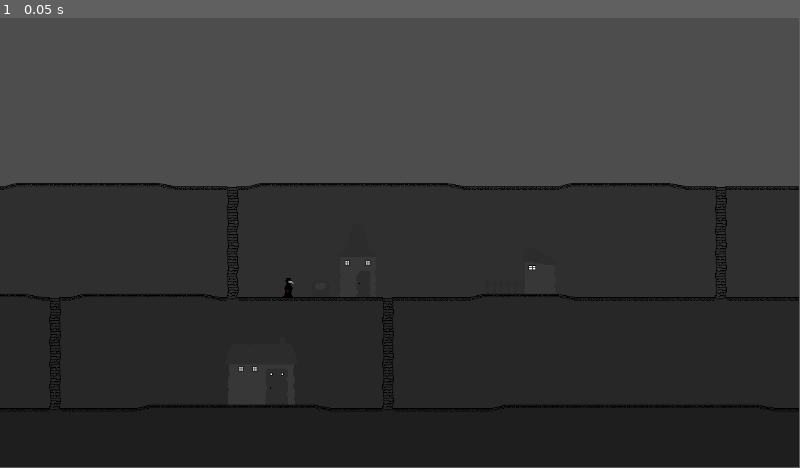
Above: before the commit, frame 1.
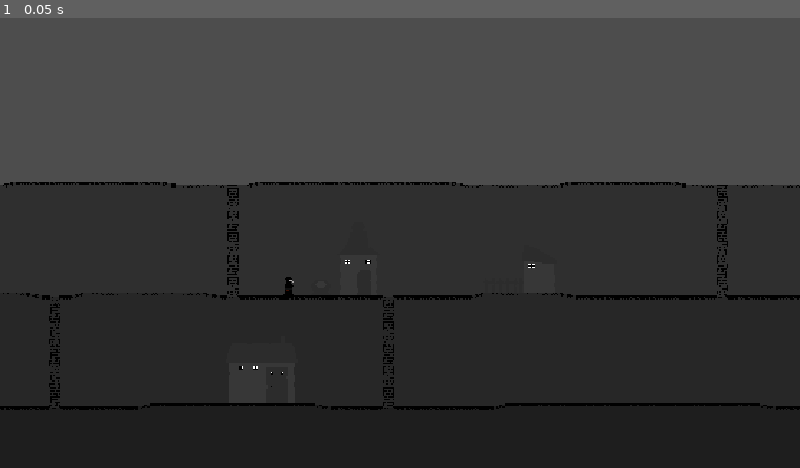
Above: after the commit, the same moment.

Repository: AdamOravecz1/gmtk-2026
Game: Godot game, scene res://Scenes/main.tscn
The game is run twice, just before and just after one commit, with the same random seed, the same clock (stepped at 60 frames per second) and the same inputs.
Inputs:
- Up to frame 1 (0.05 s): no input
In our replay, the window is 799x449 before the commit and 800x450 after it. These sizes can differ from the game's own. Grey fills any space a smaller window leaves; there, only what the larger window draws over its background counts as a difference.

The runs differ from the first frame. In frame 1, 2.4% of the frame differs, in the area x 0-100%, y 0-88%.

Commit message:
herb picker

Diff:
--- a/Scenes/doctor.tscn
+++ b/Scenes/doctor.tscn
@@ -1,6 +1,22 @@
 [gd_scene format=3 uid="uid://f65lxfyacxto"]
 
 [ext_resource type="Texture2D" uid="uid://dgt0mk54x1ee6" path="res://Sprites/Doctor.png" id="1_ujl42"]
+
+[sub_resource type="AtlasTexture" id="AtlasTexture_ujl42"]
+atlas = ExtResource("1_ujl42")
+region = Rect2(128, 32, 32, 32)
+
+[sub_resource type="AtlasTexture" id="AtlasTexture_8cerb"]
+atlas = ExtResource("1_ujl42")
+region = Rect2(0, 64, 32, 32)
+
+[sub_resource type="AtlasTexture" id="AtlasTexture_hj4tf"]
+atlas = ExtResource("1_ujl42")
+region = Rect2(32, 64, 32, 32)
+
+[sub_resource type="AtlasTexture" id="AtlasTexture_ujn0x"]
+atlas = ExtResource("1_ujl42")
+region = Rect2(0, 64, 32, 32)
 
 [sub_resource type="AtlasTexture" id="AtlasTexture_fnnr0"]
 atlas = ExtResource("1_ujl42")
@@ -18,8 +34,57 @@
 atlas = ExtResource("1_ujl42")
 region = Rect2(32, 0, 32, 32)
 
+[sub_resource type="AtlasTexture" id="AtlasTexture_nc1e0"]
+atlas = ExtResource("1_ujl42")
+region = Rect2(32, 32, 32, 32)
+
+[sub_resource type="AtlasTexture" id="AtlasTexture_6wwc4"]
+atlas = ExtResource("1_ujl42")
+region = Rect2(64, 32, 32, 32)
+
+[sub_resource type="AtlasTexture" id="AtlasTexture_cy8bi"]
+atlas = ExtResource("1_ujl42")
+region = Rect2(96, 32, 32, 32)
+
+[sub_resource type="AtlasTexture" id="AtlasTexture_guc2s"]
+atlas = ExtResource("1_ujl42")
+region = Rect2(64, 32, 32, 32)
+
+[sub_resource type="AtlasTexture" id="AtlasTexture_xy8vv"]
+atlas = ExtResource("1_ujl42")
+region = Rect2(96, 0, 32, 32)
+
+[sub_resource type="AtlasTexture" id="AtlasTexture_bk5le"]
+atlas = ExtResource("1_ujl42")
+region = Rect2(128, 0, 32, 32)
+
+[sub_resource type="AtlasTexture" id="AtlasTexture_ofl23"]
+atlas = ExtResource("1_ujl42")
+region = Rect2(0, 32, 32, 32)
+
+[sub_resource type="AtlasTexture" id="AtlasTexture_f6l40"]
+atlas = ExtResource("1_ujl42")
+region = Rect2(128, 0, 32, 32)
+
 [sub_resource type="SpriteFrames" id="SpriteFrames_8cerb"]
 animations = [{
+"frames": [{
+"duration": 1.0,
+"texture": SubResource("AtlasTexture_ujl42")
+}, {
+"duration": 1.0,
+"texture": SubResource("AtlasTexture_8cerb")
+}, {
+"duration": 1.0,
+"texture": SubResource("AtlasTexture_hj4tf")
+}, {
+"duration": 1.0,
+"texture": SubResource("AtlasTexture_ujn0x")
+}],
+"loop": true,
+"name": &"blue",
+"speed": 4.0
+}, {
 "frames": [{
 "duration": 1.0,
 "texture": SubResource("AtlasTexture_fnnr0")
@@ -36,9 +101,48 @@
 "loop": true,
 "name": &"default",
 "speed": 4.0
+}, {
+"frames": [{
+"duration": 1.0,
+"texture": SubResource("AtlasTexture_nc1e0")
+}, {
+"duration": 1.0,
+"texture": SubResource("AtlasTexture_6wwc4")
+}, {
+"duration": 1.0,
+"texture": SubResource("AtlasTexture_cy8bi")
+}, {
+"duration": 1.0,
+"texture": SubResource("AtlasTexture_guc2s")
+}],
+"loop": true,
+"name": &"green",
+"speed": 4.0
+}, {
+"frames": [],
+"loop": true,
+"name": &"new_animation",
+"speed": 5.0
+}, {
+"frames": [{
+"duration": 1.0,
+"texture": SubResource("AtlasTexture_xy8vv")
+}, {
+"duration": 1.0,
+"texture": SubResource("AtlasTexture_bk5le")
+}, {
+"duration": 1.0,
+"texture": SubResource("AtlasTexture_ofl23")
+}, {
+"duration": 1.0,
+"texture": SubResource("AtlasTexture_f6l40")
+}],
+"loop": true,
+"name": &"red",
+"speed": 4.0
 }]
 
 [node name="Doctor" type="AnimatedSprite2D" unique_id=1854216776]
 sprite_frames = SubResource("SpriteFrames_8cerb")
 autoplay = "default"
-frame_progress = 0.2453814
+frame_progress = 0.28322312
--- /dev/null
+++ b/Scenes/garden.gd
@@ -0,0 +1,132 @@
+extends Node2D
+
+@onready var herb_selector: Sprite2D = $HerbSelector
+@onready var herb: Sprite2D = $Herb
+@onready var timer: Timer = $Timer
+@onready var time: Label = $Time
+
+var full := false
+var color := ""
+
+var countdown_time := 12.0 # seconds
+var start_time: int
+var running := false
+
+func _process(delta):
+	if running:
+		var elapsed = (Time.get_ticks_msec() - start_time) / 1000.0
+		var remaining = countdown_time - elapsed
+
+		if remaining <= 0:
+			remaining = 0
+			running = false
+
+		var seconds = int(remaining)
+		var milliseconds = int((remaining - seconds) * 10)
+
+		time.text = "%02d.%d" % [seconds, milliseconds]
+
+func _on_area_2d_input_event(viewport: Node, event: InputEvent, shape_idx: int) -> void:
+	if event is InputEventMouseButton:
+		if event.pressed and event.button_index == MOUSE_BUTTON_LEFT:
+			$Area2D/CollisionShape2D.disabled = true
+			print("garden")
+			herb_selector.visible = true
+			var tween = get_tree().create_tween()
+			tween.tween_property(herb_selector, "scale", Vector2(1, 1), 0.2)
+
+
+
+func _on_area_2d_mouse_entered() -> void:
+	Input.set_default_cursor_shape(Input.CURSOR_POINTING_HAND)
+
+
+func _on_area_2d_mouse_exited() -> void:
+	Input.set_default_cursor_shape(Input.CURSOR_ARROW)
+
+func close_selector():
+	herb_selector.scale = Vector2(0, 0)
+	herb_selector.visible = false
+
+
+
+func _on_red_mouse_entered() -> void:
+	Input.set_default_cursor_shape(Input.CURSOR_POINTING_HAND)
+
+
+func _on_red_mouse_exited() -> void:
+	Input.set_default_cursor_shape(Input.CURSOR_ARROW)
+
+
+func _on_blue_mouse_entered() -> void:
+	Input.set_default_cursor_shape(Input.CURSOR_POINTING_HAND)
+
+
+func _on_blue_mouse_exited() -> void:
+	Input.set_default_cursor_shape(Input.CURSOR_ARROW)
+
+
+func _on_yellow_mouse_entered() -> void:
+	Input.set_default_cursor_shape(Input.CURSOR_POINTING_HAND)
+
+
+func _on_yellow_mouse_exited() -> void:
+	Input.set_default_cursor_shape(Input.CURSOR_ARROW)
+
+
+func _on_red_input_event(viewport: Node, event: InputEvent, shape_idx: int) -> void:
+	if event is InputEventMouseButton:
+		if event.pressed and event.button_index == MOUSE_BUTTON_LEFT:
+			get_viewport().set_input_as_handled()
+			color = "red"
+			herb.visible = true
+			herb.modulate = Color(0.631, 0.137, 0.137, 1.0)
+			timer.start()
+			start_timer()
+			close_selector()
+
+
+func _on_blue_input_event(viewport: Node, event: InputEvent, shape_idx: int) -> void:
+	if event is InputEventMouseButton:
+		if event.pressed and event.button_index == MOUSE_BUTTON_LEFT:
+			get_viewport().set_input_as_handled()
+			color = "blue"
+			herb.visible = true
+			herb.modulate = Color(0.341, 0.341, 0.71, 1.0)
+			timer.start()
+			start_timer()
+			close_selector()
+
+func _on_yellow_input_event(viewport: Node, event: InputEvent, shape_idx: int) -> void:
+	if event is InputEventMouseButton:
+		if event.pressed and event.button_index == MOUSE_BUTTON_LEFT:
+			get_viewport().set_input_as_handled()
+			color = "yellow"
+			herb.visible = true
+			herb.modulate = Color(0.831, 0.831, 0.349, 1.0)
+			timer.start()
+			start_timer()
+			close_selector()
+
+func _on_bg_input_event(viewport: Node, event: InputEvent, shape_idx: int) -> void:
+	await get_tree().process_frame
+	if event is InputEventMouseButton and not herb.visible:
+		if event.pressed and event.button_index == MOUSE_BUTTON_LEFT:
+			print("huh")
+			close_selector()
+			$Area2D/CollisionShape2D.disabled = false
+
+func start_timer():
+	time.visible = true
+	start_time = Time.get_ticks_msec()
+	running = true
+
+
+func _on_timer_timeout() -> void:
+	if herb.frame < 3:
+		herb.frame += 1
+		timer.start()
+	else:
+		full = true
+		time.visible = false
+		running = false
--- /dev/null
+++ b/Scenes/garden.tscn
@@ -0,0 +1,95 @@
+[gd_scene format=3 uid="uid://ex8v75fywms3"]
+
+[ext_resource type="Script" uid="uid://dpf4mgr75yyy1" path="res://Scenes/garden.gd" id="1_mlwpc"]
+[ext_resource type="Texture2D" uid="uid://bdcpct7j23nmq" path="res://Sprites/Herb.png" id="1_n2vb7"]
+[ext_resource type="Texture2D" uid="uid://baxrsx7nbm708" path="res://Sprites/Garden.png" id="2_mlwpc"]
+[ext_resource type="Texture2D" uid="uid://u1y3byclgexk" path="res://Sprites/HerbSelector.png" id="4_pbfy5"]
+
+[sub_resource type="RectangleShape2D" id="RectangleShape2D_pbfy5"]
+size = Vector2(104, 68)
+
+[sub_resource type="RectangleShape2D" id="RectangleShape2D_jh4tr"]
+size = Vector2(2000, 2000)
+
+[sub_resource type="CircleShape2D" id="CircleShape2D_pbfy5"]
+radius = 24.0
+
+[sub_resource type="CircleShape2D" id="CircleShape2D_jh4tr"]
+radius = 24.0
+
+[sub_resource type="CircleShape2D" id="CircleShape2D_8d8dg"]
+radius = 24.0
+
+[node name="Garden" type="Node2D" unique_id=1075370277]
+script = ExtResource("1_mlwpc")
+
+[node name="Herb" type="Sprite2D" parent="." unique_id=1977208375]
+visible = false
+texture = ExtResource("1_n2vb7")
+hframes = 2
+vframes = 2
+
+[node name="Garden" type="Sprite2D" parent="." unique_id=351556399]
+texture = ExtResource("2_mlwpc")
+
+[node name="Area2D" type="Area2D" parent="." unique_id=454611890]
+
+[node name="CollisionShape2D" type="CollisionShape2D" parent="Area2D" unique_id=501228863]
+position = Vector2(0, 24)
+shape = SubResource("RectangleShape2D_pbfy5")
+
+[node name="HerbSelector" type="Sprite2D" parent="." unique_id=784587688]
+visible = false
+position = Vector2(0, 25)
+scale = Vector2(1e-05, 1e-05)
+texture = ExtResource("4_pbfy5")
+
+[node name="BG" type="Area2D" parent="HerbSelector" unique_id=43381712]
+
+[node name="CollisionShape2D" type="CollisionShape2D" parent="HerbSelector/BG" unique_id=46362266]
+shape = SubResource("RectangleShape2D_jh4tr")
+
+[node name="Red" type="Area2D" parent="HerbSelector" unique_id=1774967129]
+position = Vector2(0, -92)
+
+[node name="CollisionShape2D" type="CollisionShape2D" parent="HerbSelector/Red" unique_id=1993492103]
+shape = SubResource("CircleShape2D_pbfy5")
+
+[node name="Blue" type="Area2D" parent="HerbSelector" unique_id=1394246576]
+position = Vector2(-70, 63)
+
+[node name="CollisionShape2D" type="CollisionShape2D" parent="HerbSelector/Blue" unique_id=1346433401]
+shape = SubResource("CircleShape2D_jh4tr")
+
+[node name="Yellow" type="Area2D" parent="HerbSelector" unique_id=193851018]
+position = Vector2(65, 63)
+
+[node name="CollisionShape2D" type="CollisionShape2D" parent="HerbSelector/Yellow" unique_id=1624336425]
+shape = SubResource("CircleShape2D_8d8dg")
+
+[node name="Timer" type="Timer" parent="." unique_id=1365052197]
+wait_time = 4.0
+one_shot = true
+
+[node name="Time" type="Label" parent="." unique_id=1825058321]
+visible = false
+offset_left = 18.0
+offset_top = 26.0
+offset_right = 58.0
+offset_bottom = 49.0
+text = "0:0"
+
+[connection signal="input_event" from="Area2D" to="." method="_on_area_2d_input_event"]
+[connection signal="mouse_entered" from="Area2D" to="." method="_on_area_2d_mouse_entered"]
+[connection signal="mouse_exited" from="Area2D" to="." method="_on_area_2d_mouse_exited"]
+[connection signal="input_event" from="HerbSelector/BG" to="." method="_on_bg_input_event"]
+[connection signal="input_event" from="HerbSelector/Red" to="." method="_on_red_input_event"]
+[connection signal="mouse_entered" from="HerbSelector/Red" to="." method="_on_red_mouse_entered"]
+[connection signal="mouse_exited" from="HerbSelector/Red" to="." method="_on_red_mouse_exited"]
+[connection signal="input_event" from="HerbSelector/Blue" to="." method="_on_blue_input_event"]
+[connection signal="mouse_entered" from="HerbSelector/Blue" to="." method="_on_blue_mouse_entered"]
+[connection signal="mouse_exited" from="HerbSelector/Blue" to="." method="_on_blue_mouse_exited"]
+[connection signal="input_event" from="HerbSelector/Yellow" to="." method="_on_yellow_input_event"]
+[connection signal="mouse_entered" from="HerbSelector/Yellow" to="." method="_on_yellow_mouse_entered"]
+[connection signal="mouse_exited" from="HerbSelector/Yellow" to="." method="_on_yellow_mouse_exited"]
+[connection signal="timeout" from="Timer" to="." method="_on_timer_timeout"]
--- /dev/null
+++ b/Scenes/main.gd
@@ -0,0 +1 @@
+extends Control
--- a/Scenes/main.tscn
+++ b/Scenes/main.tscn
@@ -1,10 +1,11 @@
 [gd_scene format=4 uid="uid://bem03h5wmwj0l"]
 
+[ext_resource type="Script" uid="uid://8vx8h61hgiet" path="res://Scenes/main.gd" id="1_21xkr"]
 [ext_resource type="Texture2D" uid="uid://bkij2flgtl2wf" path="res://Sprites/Tile.png" id="1_jjgbg"]
 [ext_resource type="Texture2D" uid="uid://iiuat643kjrx" path="res://Sprites/DoctorHouse.png" id="2_bo1nx"]
 [ext_resource type="PackedScene" uid="uid://f65lxfyacxto" path="res://Scenes/doctor.tscn" id="3_8gbba"]
-[ext_resource type="Texture2D" uid="uid://baxrsx7nbm708" path="res://Sprites/Garden.png" id="3_kry3j"]
 [ext_resource type="Texture2D" uid="uid://cn0gf8807ibnf" path="res://Sprites/House1.png" id="5_21xkr"]
+[ext_resource type="PackedScene" uid="uid://ex8v75fywms3" path="res://Scenes/garden.tscn" id="5_kry3j"]
 
 [sub_resource type="TileSetAtlasSource" id="TileSetAtlasSource_jjvhh"]
 texture = ExtResource("1_jjgbg")
@@ -34,6 +35,8 @@
 anchor_bottom = 1.0
 grow_horizontal = 2
 grow_vertical = 2
+mouse_filter = 2
+script = ExtResource("1_21xkr")
 
 [node name="TileMapLayer4" type="TileMapLayer" parent="." unique_id=1480991642]
 modulate = Color(0.8638137, 0.86381376, 0.8638137, 1)
@@ -58,13 +61,16 @@
 position = Vector2(496, 345)
 texture = ExtResource("2_bo1nx")
 
-[node name="Garden" type="Sprite2D" parent="." unique_id=974877648]
-position = Vector2(749, 340)
-texture = ExtResource("3_kry3j")
-
 [node name="Doctor" parent="." unique_id=1854216776 instance=ExtResource("3_8gbba")]
 position = Vector2(416, 388)
 
 [node name="House1" type="Sprite2D" parent="." unique_id=1295263433]
 position = Vector2(377, 500)
 texture = ExtResource("5_21xkr")
+
+[node name="Camera2D" type="Camera2D" parent="." unique_id=165865420]
+position = Vector2(576, 327)
+
+[node name="Garden" parent="." unique_id=1075370277 instance=ExtResource("5_kry3j")]
+z_index = 1
+position = Vector2(747, 340)
--- a/project.godot
+++ b/project.godot
@@ -15,6 +15,10 @@
 config/features=PackedStringArray("4.6", "GL Compatibility")
 config/icon="res://icon.svg"
 
+[display]
+
+window/stretch/mode="canvas_items"
+
 [physics]
 
 3d/physics_engine="Jolt Physics"
Not shown, added: Scenes/garden.gd.uid
Not shown, added: Scenes/main.gd.uid
Binary file changed: Sprites/Doctor.png
Binary file added: Sprites/HerbSelector.png
Not shown, added: Sprites/HerbSelector.png.import
